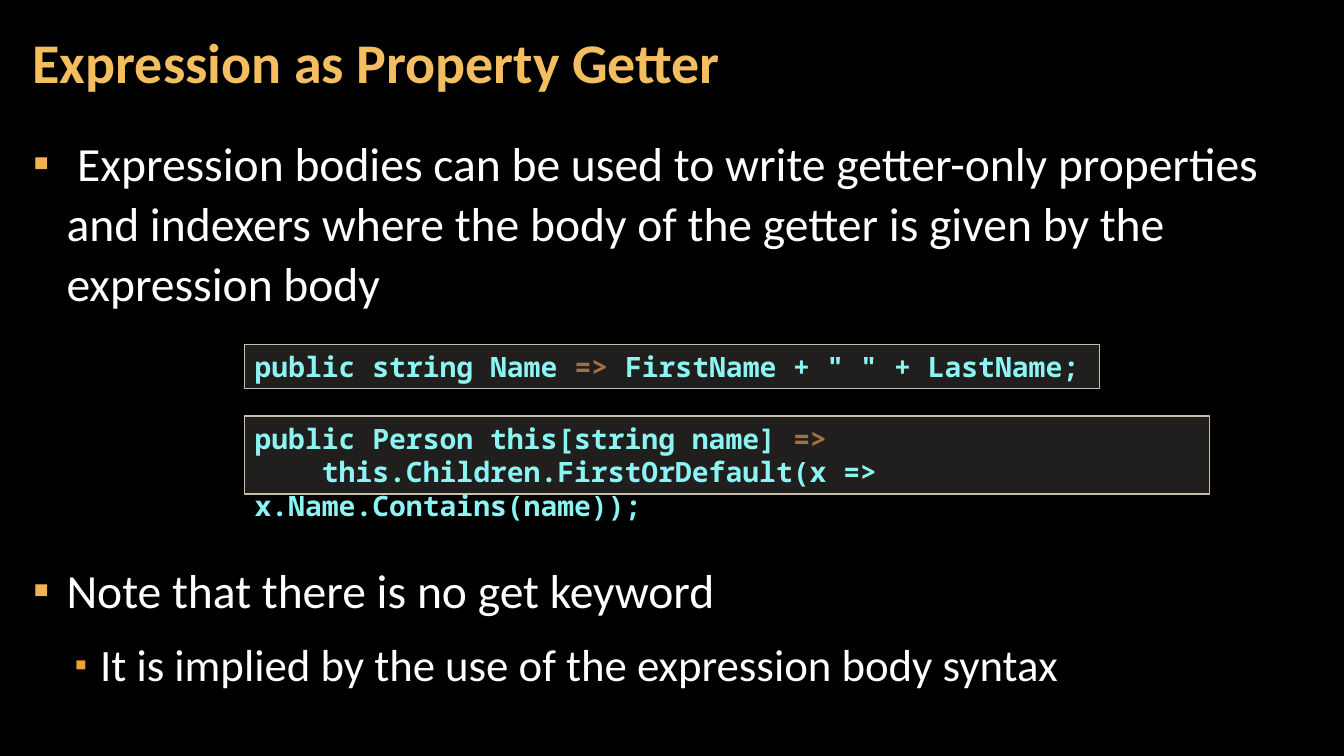
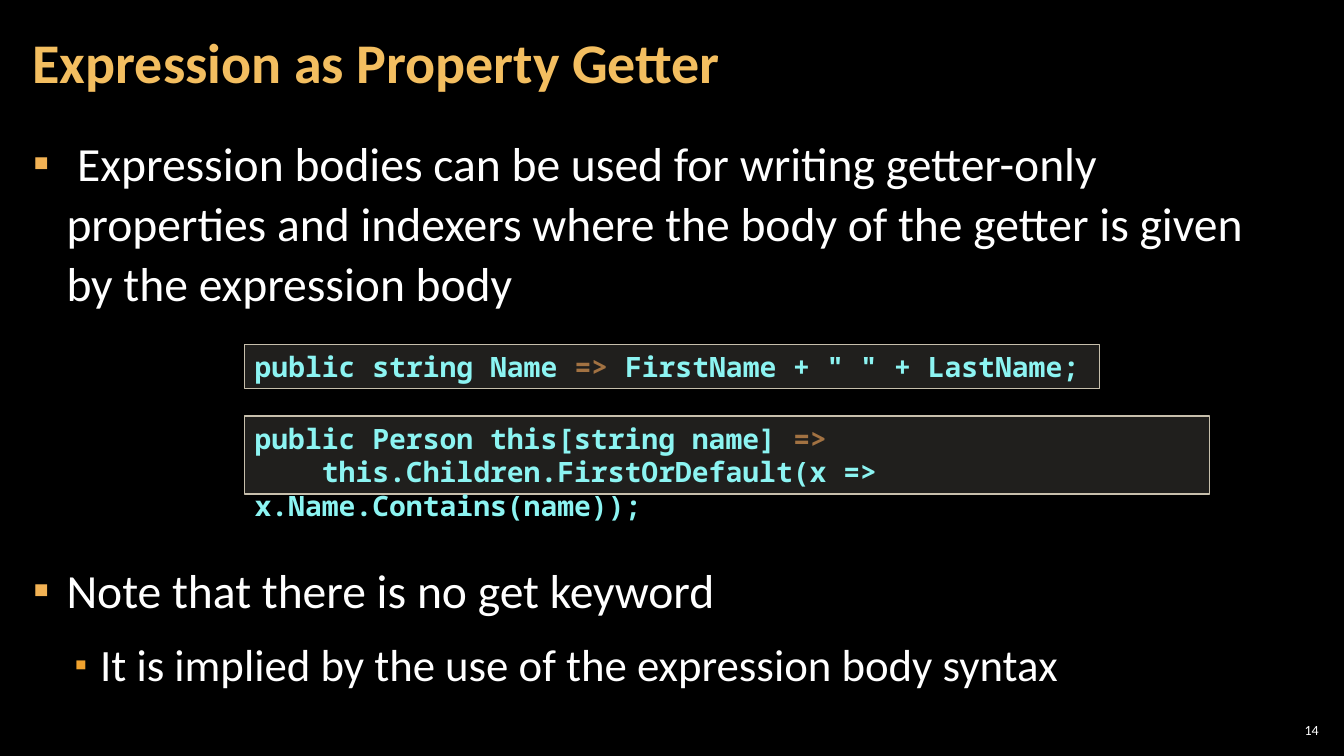
Before and after one commit to NikolayIT/CSharp-New-Features, a slide deck: slide 14 of docs/What is new in CSharp 6.0 and 7.0.pptx (slide 13 before the commit). Drawn at 1344x756 pixels with LibreOffice and Linux fonts; fonts in the diff are those of the drawing; background and template pictures are left out. Boxes give left, top, right and bottom in pixels: in the first picture for what was removed or moved away, otherwise in the second. Text is boxed around its words. In the diff, an @@ line names an element or a change of style, - is before the commit and + after.

```diff
--- a/docs/What is new in CSharp 6.0 and 7.0.pptx
+++ b/docs/What is new in CSharp 6.0 and 7.0.pptx
@@ text at [67, 148, 1243, 309]: text changed @@
-▪ Expression bodies can be used to write getter-only properties and indexers where the body of the getter is given by the expression body
+▪ Expression bodies can be used for writing getter-only properties and indexers where the body of the getter is given by the expression body
@@ page number added at [1305, 726, 1319, 735], 10 pt, text #FFFFFF @@
+14
```
Also in this commit, not shown: 16 other slides changed, 2 slides added, 5 slides removed.
